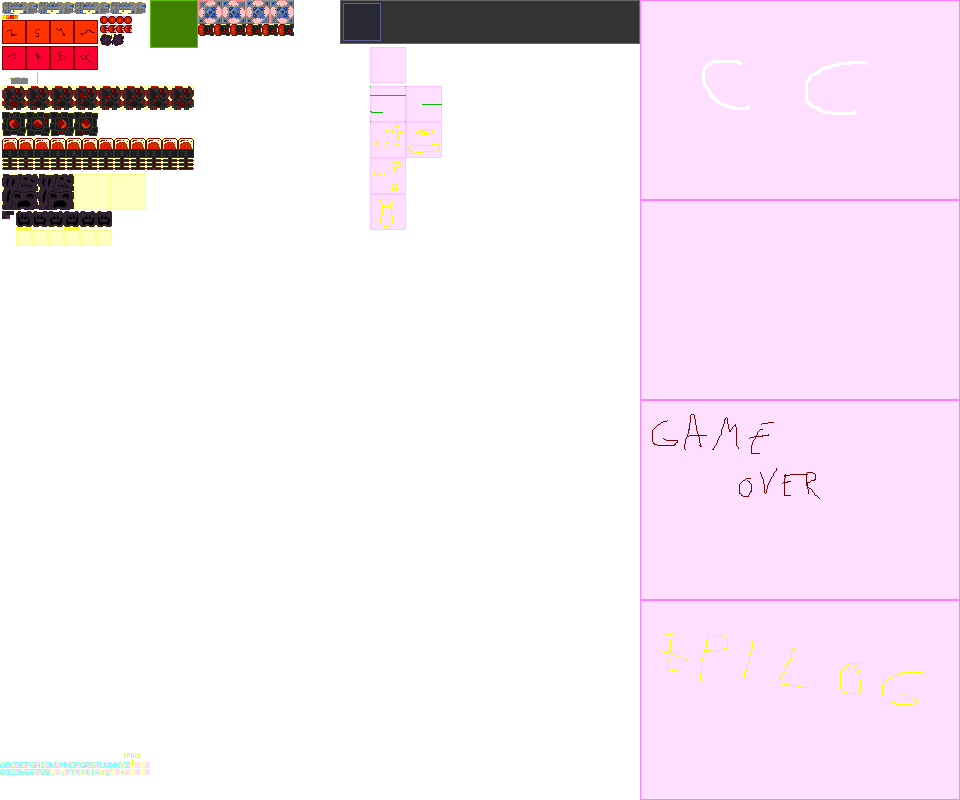
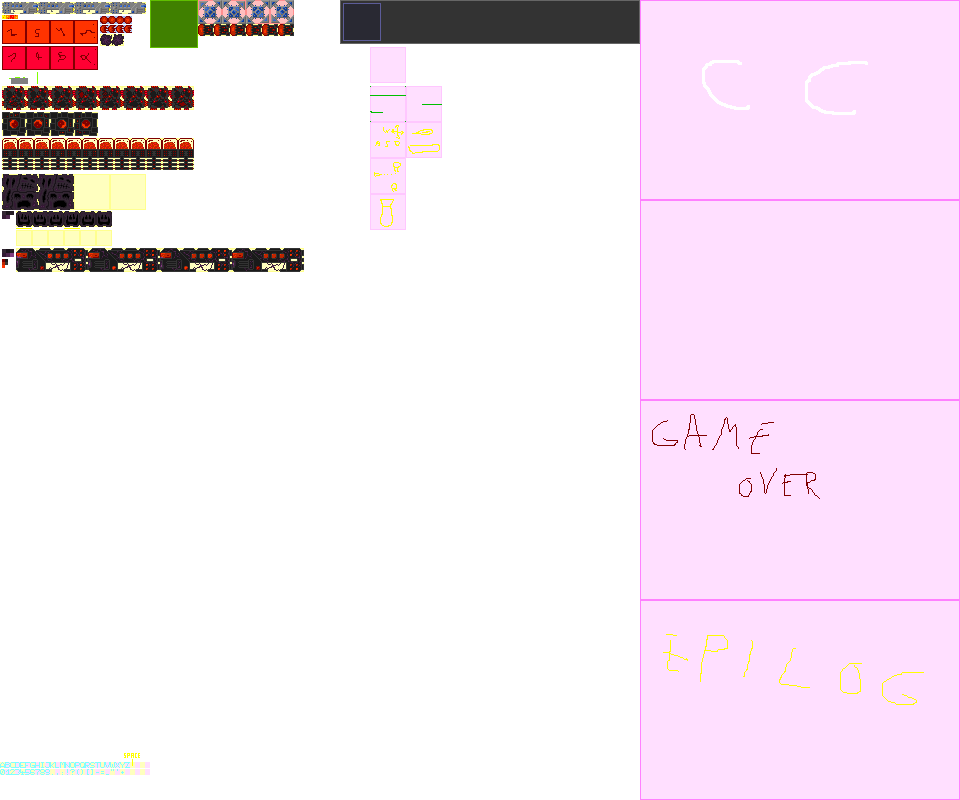
Layered file, before and after one edit (960 × 800). Changes by layer:
painted on "sprites" over [2, 248, 304, 272]
painted on "helpers" over [16, 248, 304, 272]
